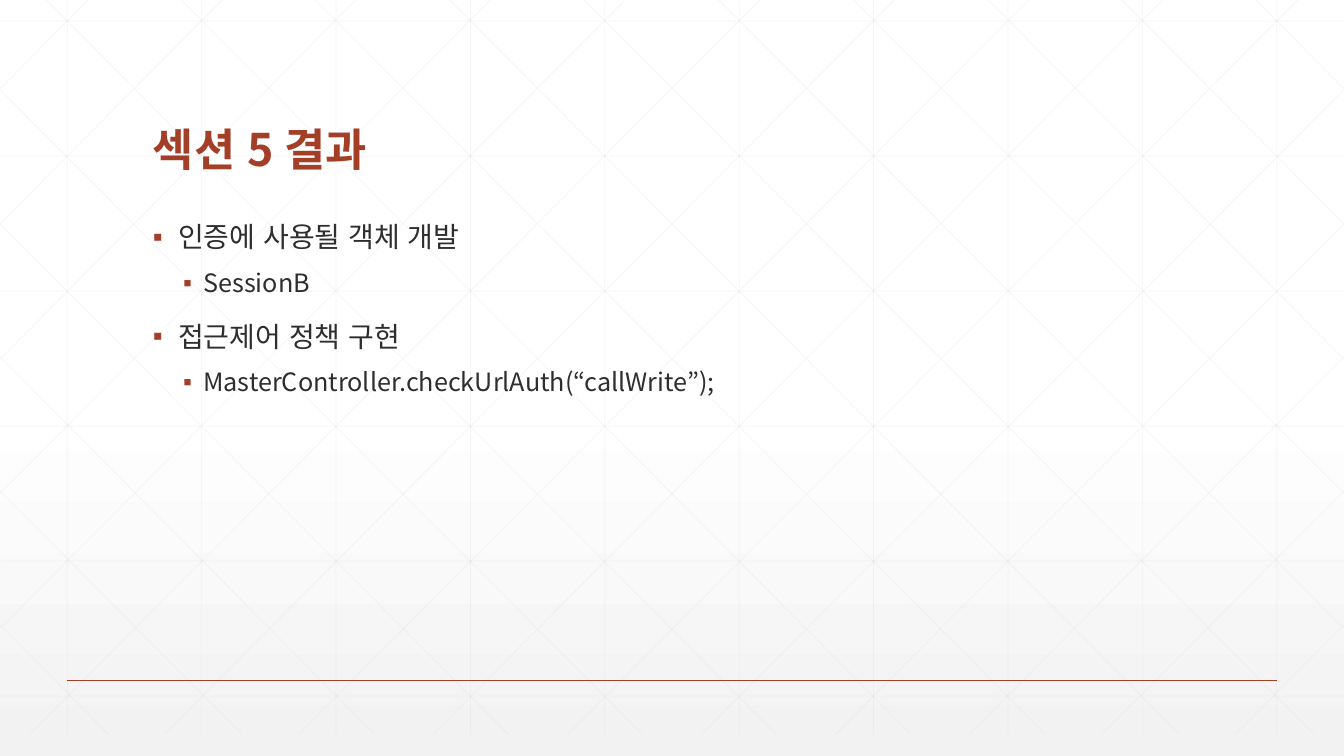
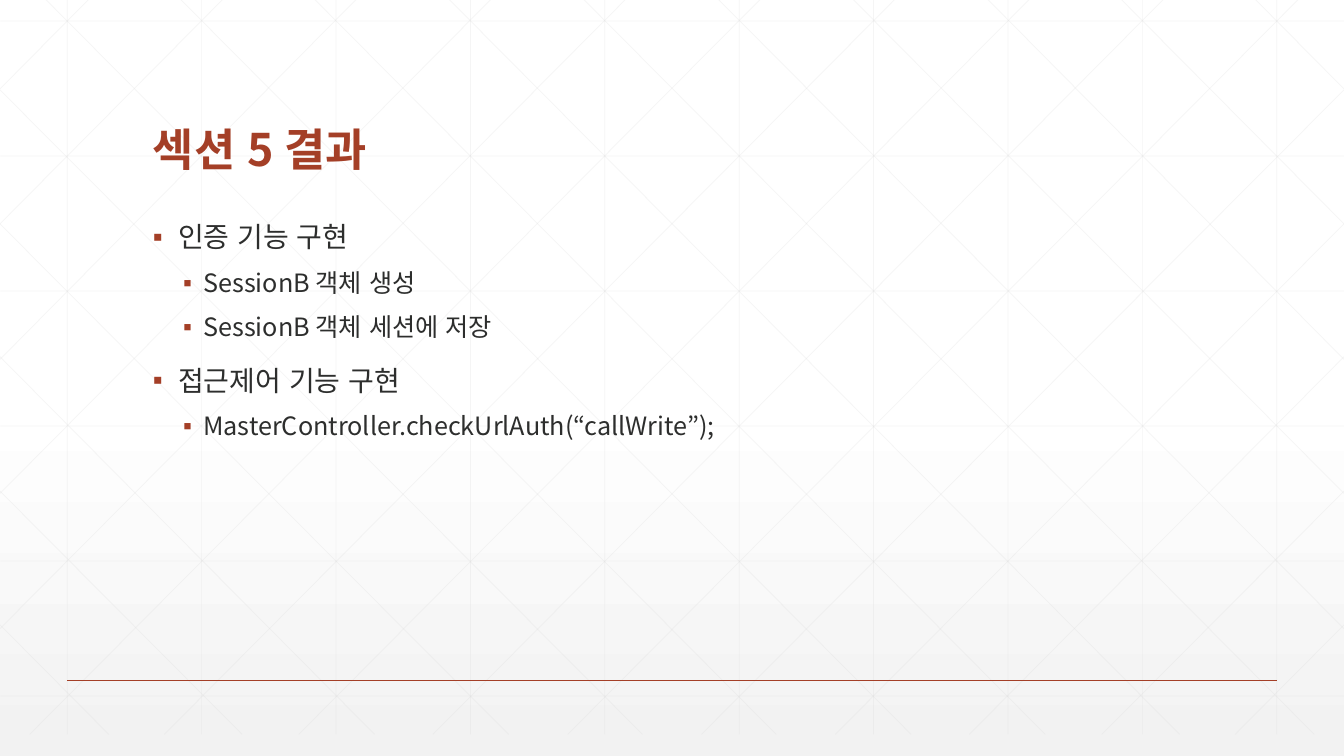
Before and after one commit to zeroshift01/code5, a slide deck: slide 7 of inflearn05/doc/5.인증과 접근제어 기능을 구현합니다..pptx. Drawn at 1344x756 pixels with LibreOffice and Linux fonts; fonts in the diff are those of the drawing. Boxes give left, top, right and bottom in pixels: in the first picture for what was removed or moved away, otherwise in the second. Text is boxed around its words. In the diff, an @@ line names an element or a change of style, - is before the commit and + after.

Commit message:
섹션5

```diff
--- a/inflearn05/doc/5.인증과 접근제어 기능을 구현합니다..pptx
+++ b/inflearn05/doc/5.인증과 접근제어 기능을 구현합니다..pptx
@@ text at bbox=[178, 224, 492, 394]: text changed; size 20 to 18 pt @@
-▪ 인증에 사용될 객체 개발
-  ▪ SessionB
-▪ 접근제어 정책 구현
+▪ 인증 기능 구현
+  ▪ SessionB 객체 생성
+  ▪ SessionB 객체 세션에 저장
+▪ 접근제어 기능 구현
```
Also in this commit, not shown: 2 other slides changed, 2 slides removed, 8 other files.
